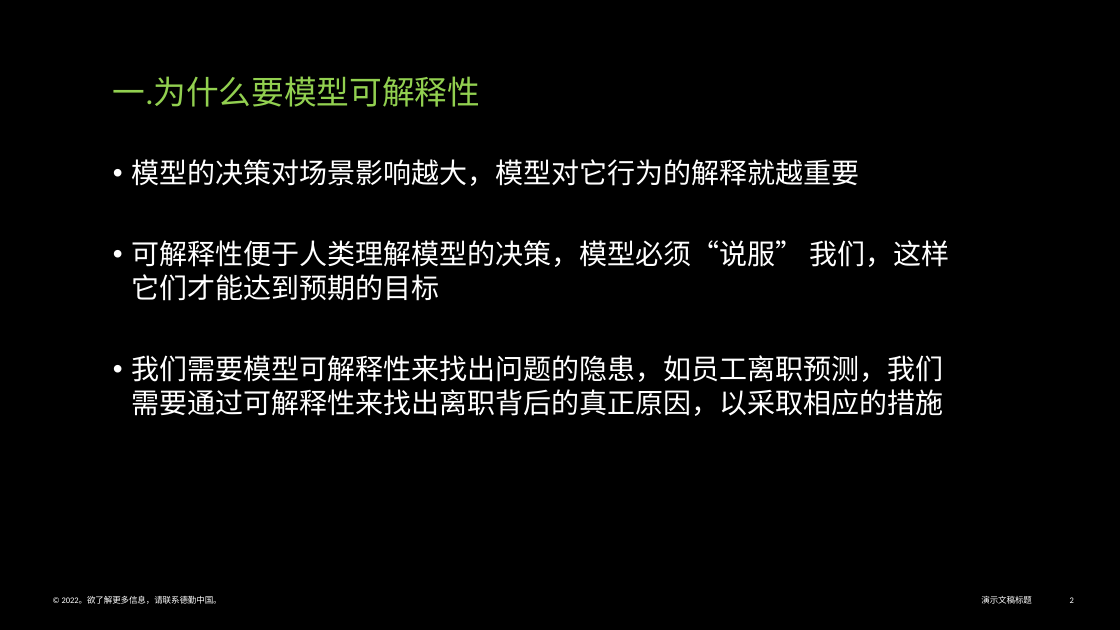
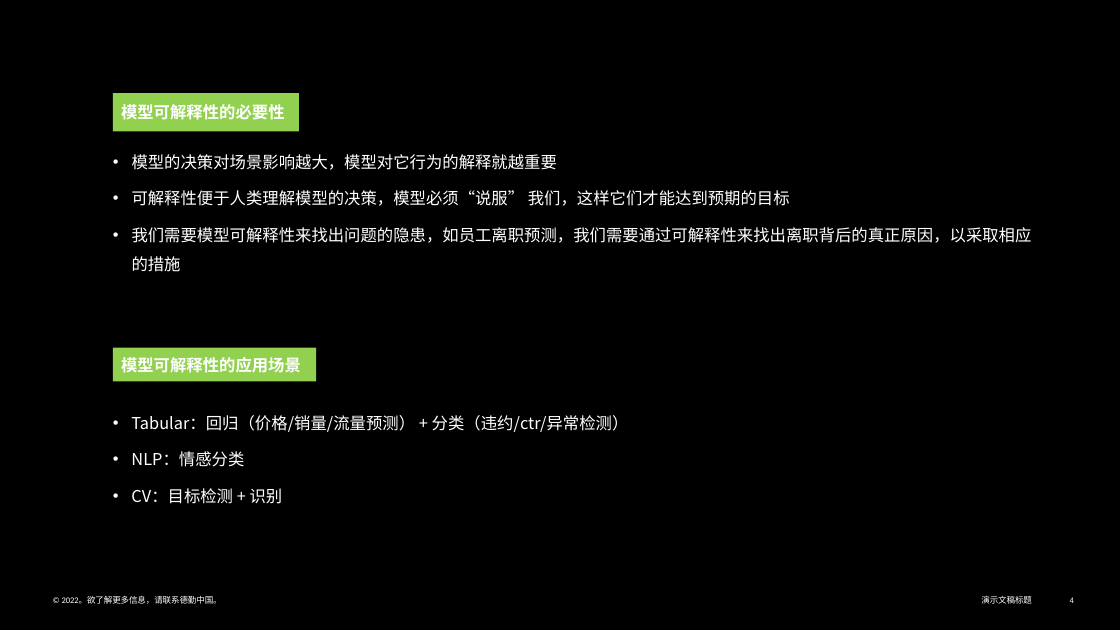
Before and after one commit to Vihagle/ML-Explaination, a slide deck: slide 4 of 模型可解释性.pptx (slide 2 before the commit). Drawn at 1120x630 pixels with LibreOffice and Linux fonts; fonts in the diff are those of the drawing. Boxes give left, top, right and bottom in pixels: in the first picture for what was removed or moved away, otherwise in the second. Text is boxed around its words. In the diff, an @@ line names an element or a change of style, - is before the commit and + after.

```diff
--- a/模型可解释性.pptx
+++ b/模型可解释性.pptx
@@ text removed at <box>113,76,480,107</box> @@
-一.为什么要模型可解释性
@@ rectangle added at <box>113,93,299,132</box>, fill #92D050, 14 pt, text #FFFFFF, bold @@
+模型可解释性的必要性
@@ text "模型的决策对场景影响越大，模型对它行为的解释就越重要" at <box>132,154,1032,272</box>: size 24 to 14 pt; line spacing 1 to 1.5 @@
@@ rectangle added at <box>113,348,316,381</box>, fill #92D050, 14 pt, text #FFFFFF, bold @@
+模型可解释性的应用场景
@@ text added at <box>131,415,629,504</box>, 14 pt, text #FFFFFF @@
+• Tabular：回归（价格/销量/流量预测） + 分类（违约/ctr/异常检测）
+• NLP：情感分类
+• CV：目标检测 + 识别
@@ page number at <box>1070,597,1074,603</box>: text changed @@
-2
+4
```
Also in this commit, not shown: 12 other slides changed, 5 slides added, 1 slide removed, 1 other file.
